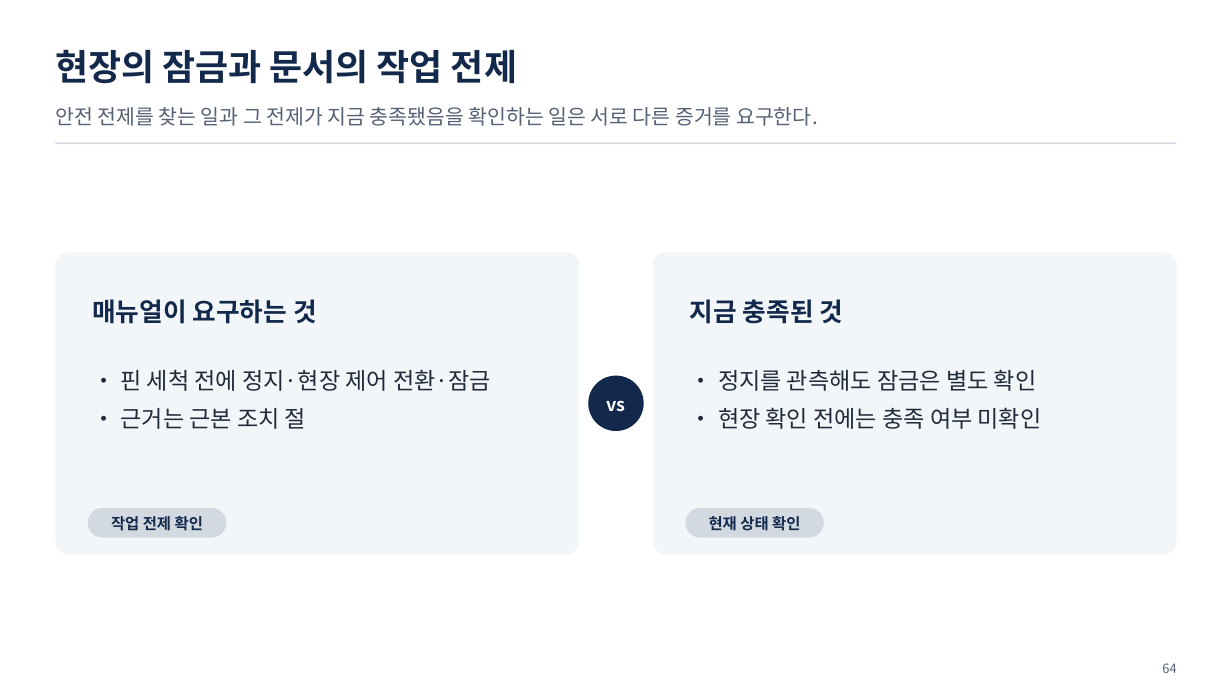
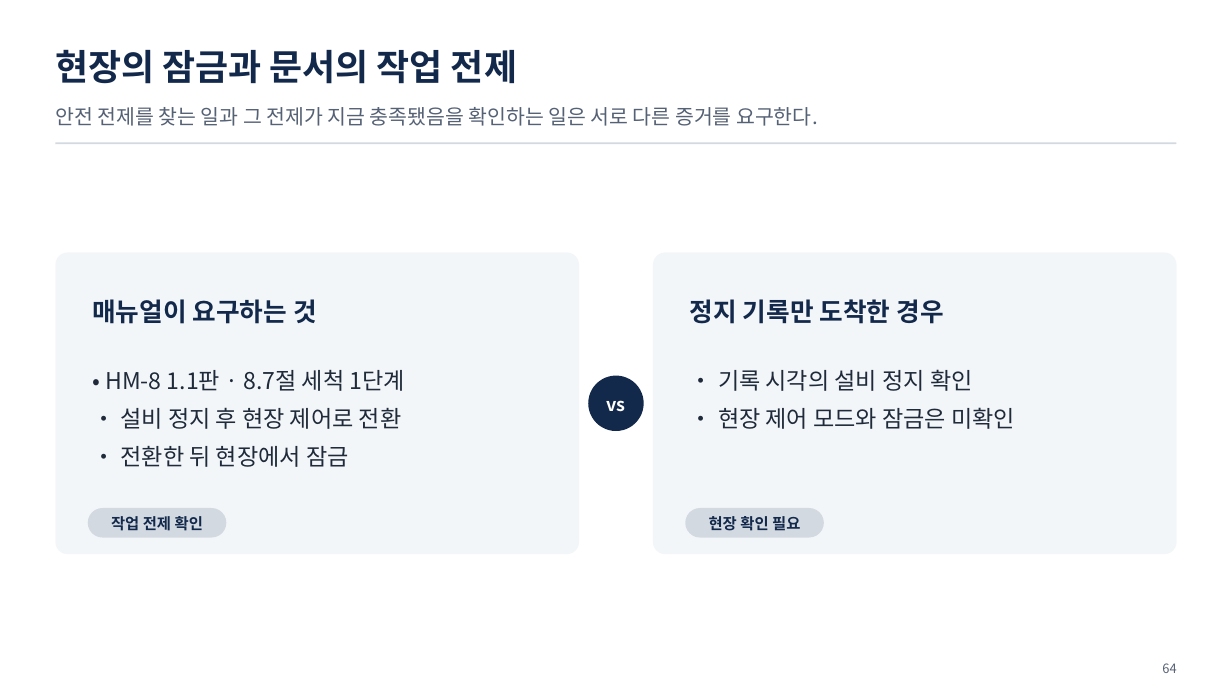
Before and after one commit to uengine-oss/hyd-iot-edu, a slide deck: slide 64 of workspace/강의제작/산출물/통합반/이론/04회차/통합반_04일차.pptx. Drawn at 1232x693 pixels with LibreOffice and Linux fonts; fonts in the diff are those of the drawing. Boxes give left, top, right and bottom in pixels: in the first picture for what was removed or moved away, otherwise in the second. Text is boxed around its words. In the diff, an @@ line names an element or a change of style, - is before the commit and + after.

Commit message:
통합반 4회차 56~66장 원문·조회 경계와 현장 승인 설명을 고치고 실제 렌더·낭독을 검증한다

```diff
--- a/workspace/강의제작/산출물/통합반/이론/04회차/통합반_04일차.pptx
+++ b/workspace/강의제작/산출물/통합반/이론/04회차/통합반_04일차.pptx
@@ text at (690,299,943,324): text changed @@
-지금 충족된 것
+정지 기록만 도착한 경우
@@ text at (105,370,405,467): text changed @@
-• 핀 세척 전에 정지·현장 제어 전환·잠금
-• 근거는 근본 조치 절
+• HM-8 1.1판 · 8.7절 세척 1단계
+• 설비 정지 후 현장 제어로 전환
+• 전환한 뒤 현장에서 잠금
@@ text at (718,369,1015,429): text changed @@
-• 정지를 관측해도 잠금은 별도 확인
-• 현장 확인 전에는 충족 여부 미확인
+• 기록 시각의 설비 정지 확인
+• 현장 제어 모드와 잠금은 미확인
@@ text at (709,516,800,531): text changed @@
-현재 상태 확인
+현장 확인 필요
```
Also in this commit, not shown: 10 other slides changed, 29 other files.
